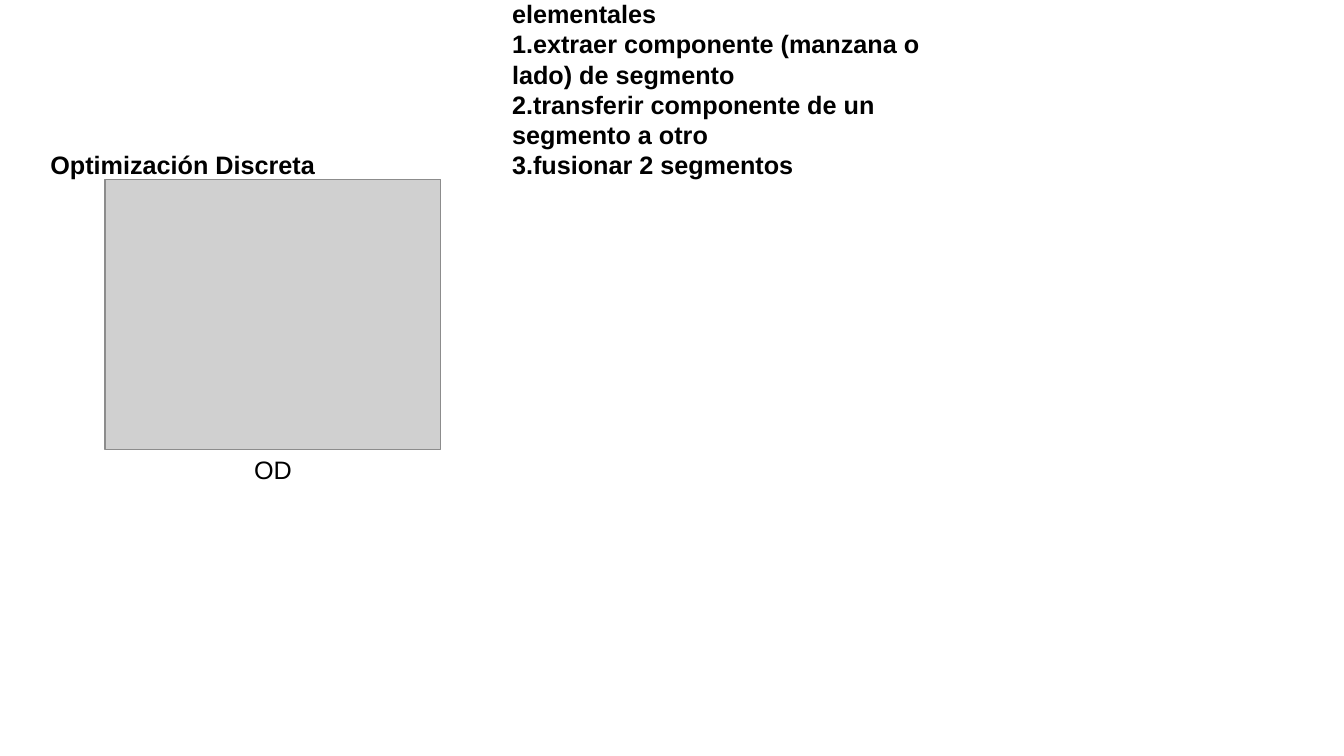
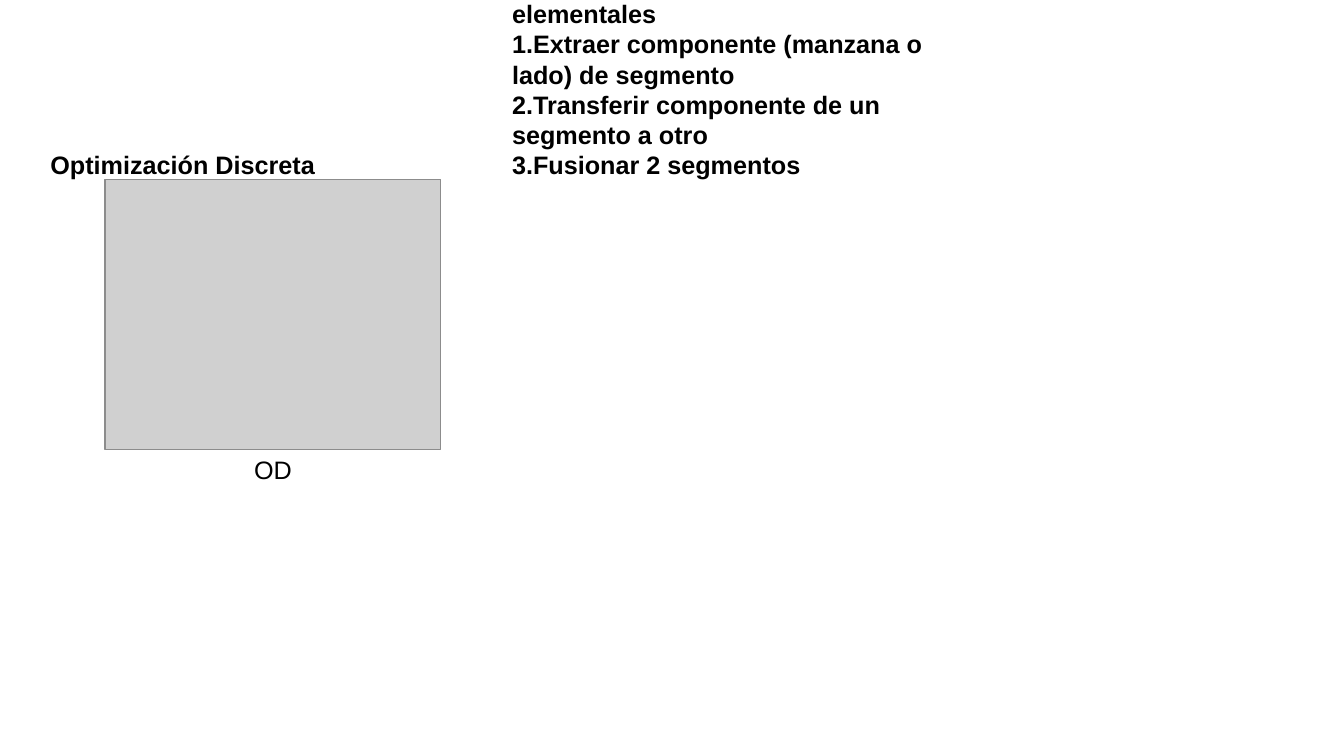
Before and after one commit to neptuso/Charlas, a slide deck: slide 20 of IDERA/segmentos.censo2022.pptx. Drawn at 1344x756 pixels with LibreOffice and Linux fonts; fonts in the diff are those of the drawing; grey boxes stand for pictures; background and template pictures are left out. Boxes give left, top, right and bottom in pixels: in the first picture for what was removed or moved away, otherwise in the second. Text is boxed around its words. In the diff, an @@ line names an element or a change of style, - is before the commit and + after.

```diff
--- a/IDERA/segmentos.censo2022.pptx
+++ b/IDERA/segmentos.censo2022.pptx
@@ text at [512,34,922,180]: text changed @@
-1. extraer componente (manzana o lado) de segmento
-2. transferir componente de un segmento a otro
-3. fusionar 2 segmentos
+1. Extraer componente (manzana o lado) de segmento
+2. Transferir componente de un segmento a otro
+3. Fusionar 2 segmentos
```
Also in this commit, not shown: 4 other slides changed, 6 slides added, 4 slides removed.
